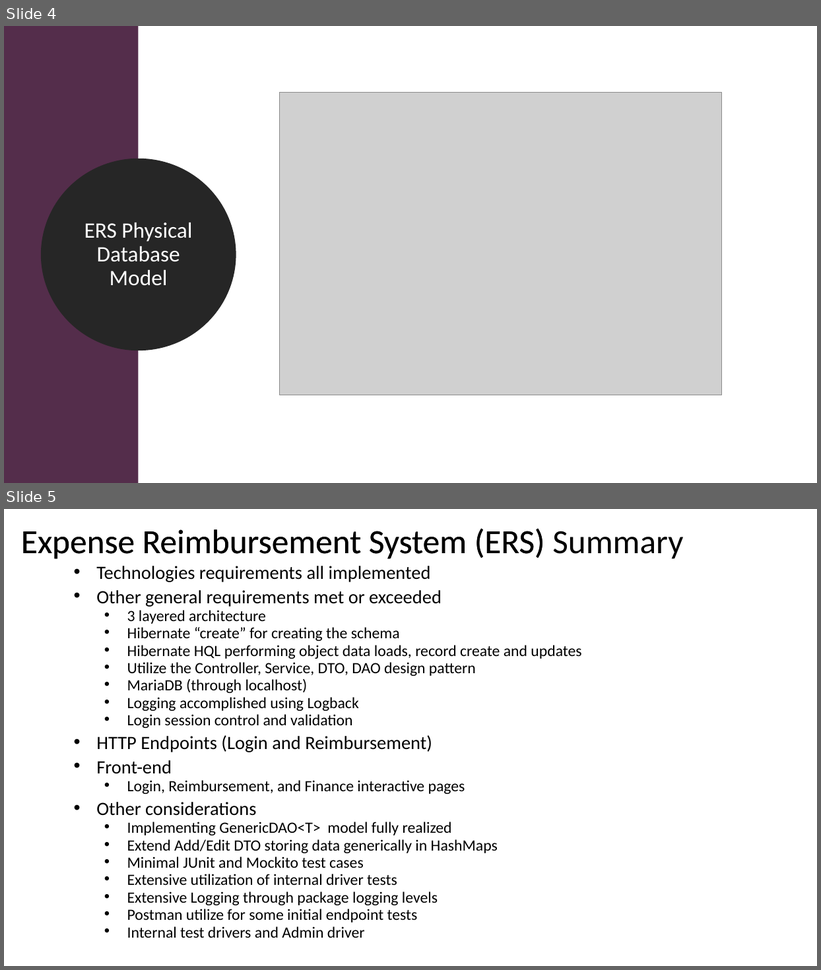
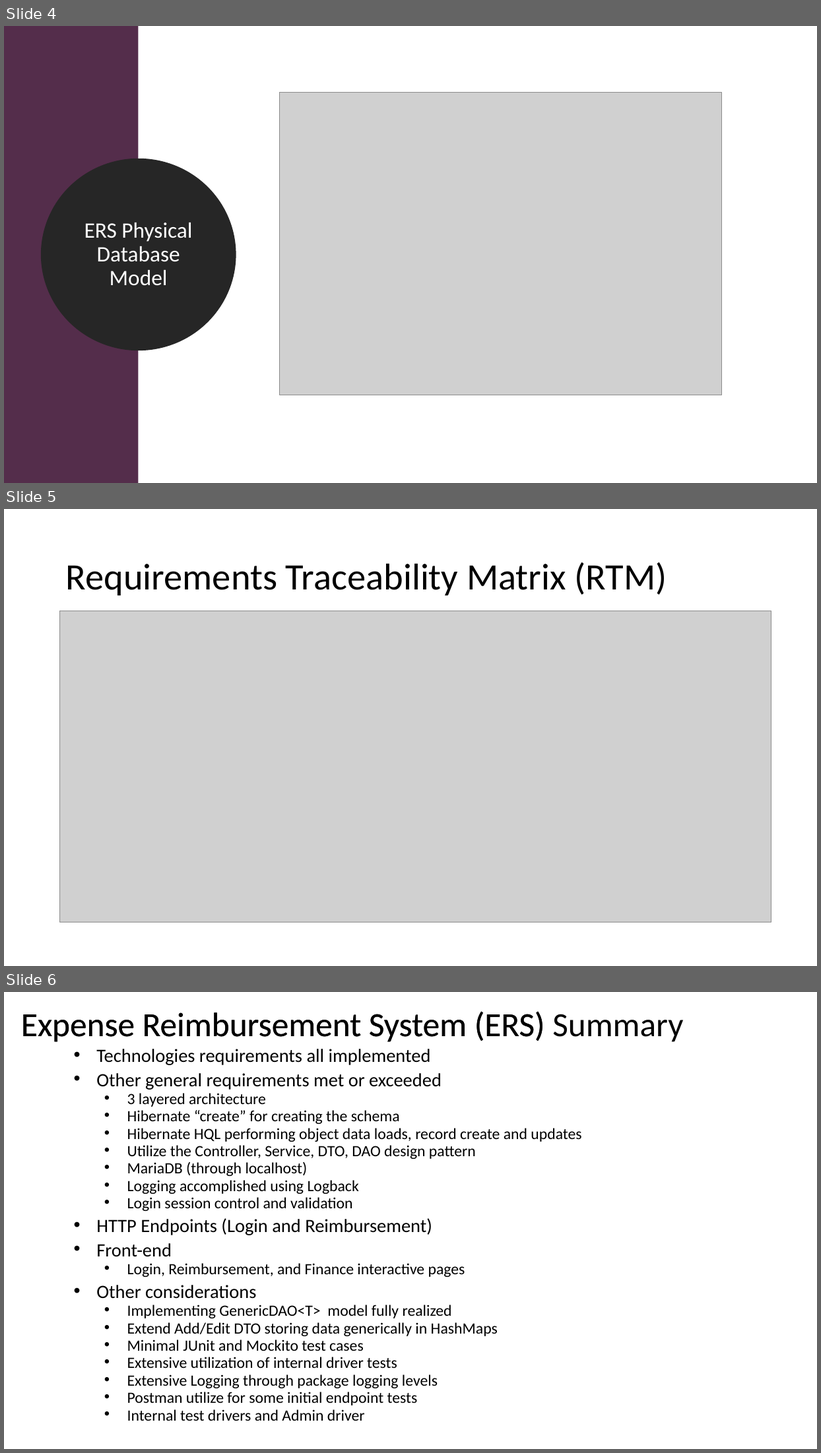
Before and after one commit to tlw8253/Expense-Reimbursement-System, a slide deck: docs/ERS.pptx. Shown one above the other, each under a label of ours: slides 4 and 5 before the commit, slides 4, 5 and 6 after it. The pictures are 821x970 and 821x1453 pixels, drawn with LibreOffice and Linux fonts; fonts in the diff are those of the drawing; grey boxes stand for pictures. Boxes give left, top, right and bottom in pixels: in the first picture for what was removed or moved away, otherwise in the second. Text is boxed around its words. In the diff, an @@ line names an element or a change of style, - is before the commit and + after.

```diff
--- a/docs/ERS.pptx
+++ b/docs/ERS.pptx
@@ slide 5 added at (4, 509, 817, 966), background #FFFFFF @@
@@ title added at (66, 562, 667, 595), 44 pt, text #000000 @@
+Requirements Traceability Matrix (RTM)
@@ picture added at (60, 611, 772, 923) @@
@@ what was slide 5 is now slide 6 @@
```
Also in this commit, not shown: 5 other files.
